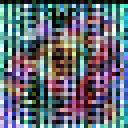
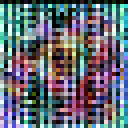
Before/after of a 128 x 128 layered artwork. What changed in the layer stack:
painted on "Layer 3" over [0, 8, 64, 88]
